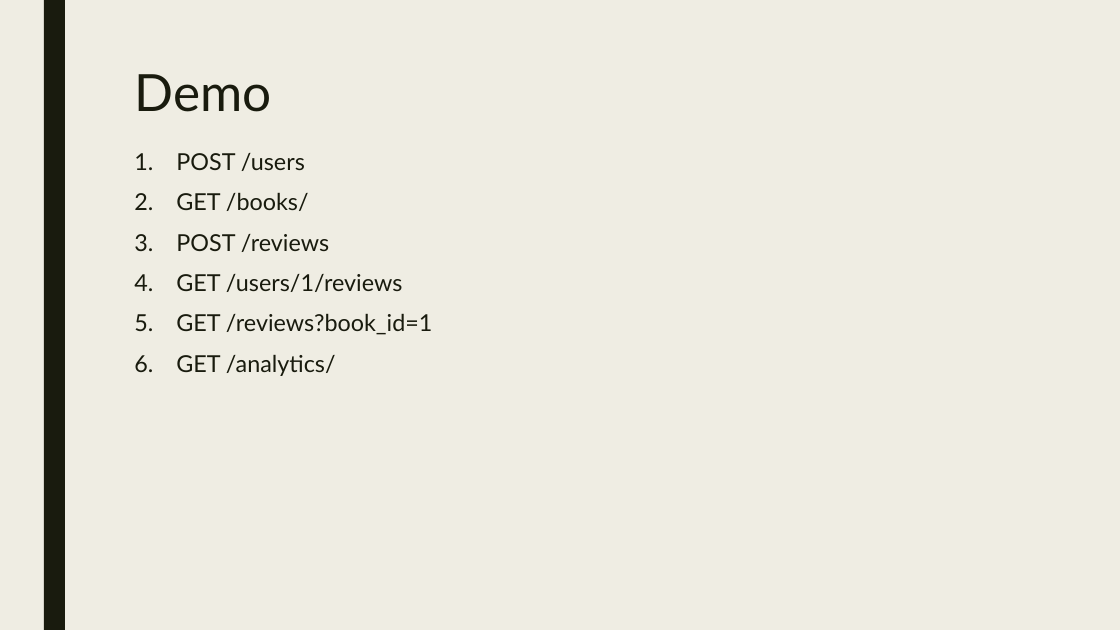
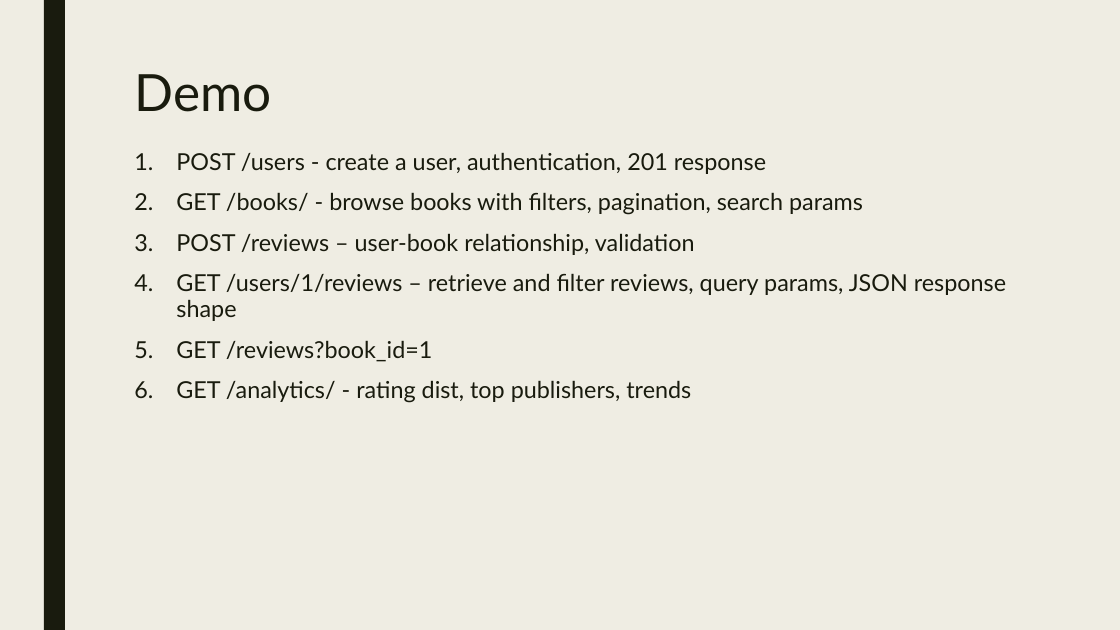
Before and after one commit to mattyh867/bookvault-api, a slide deck: slide 5 of Presentation.pptx. Drawn at 1120x630 pixels with LibreOffice and Linux fonts; fonts in the diff are those of the drawing. Boxes give left, top, right and bottom in pixels: in the first picture for what was removed or moved away, otherwise in the second. Text is boxed around its words. In the diff, an @@ line names an element or a change of style, - is before the commit and + after.

```diff
--- a/Presentation.pptx
+++ b/Presentation.pptx
@@ text at (x1=176, y1=152, x2=1006, y2=321): text changed @@
-1. POST /users
-2. GET /books/
-3. POST /reviews
-4. GET /users/1/reviews
+1. POST /users - create a user, authentication, 201 response
+2. GET /books/ - browse books with filters, pagination, search params
+3. POST /reviews – user-book relationship, validation
+4. GET /users/1/reviews – retrieve and filter reviews, query params, JSON response shape
@@ text at (x1=176, y1=380, x2=691, y2=403): text changed @@
-6. GET /analytics/
+6. GET /analytics/ - rating dist, top publishers, trends
```
Also in this commit, not shown: 4 other slides changed, 2 slides added.
